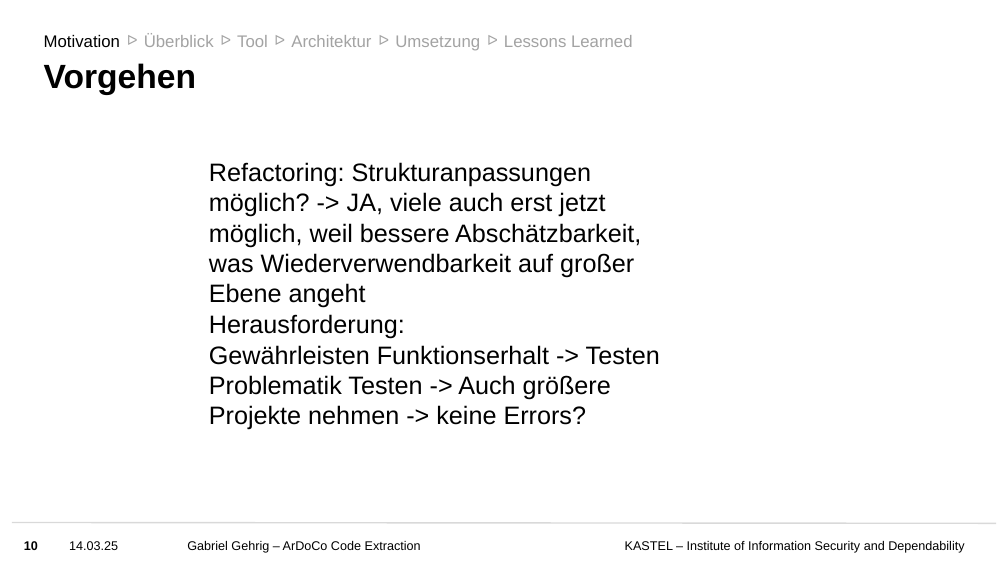
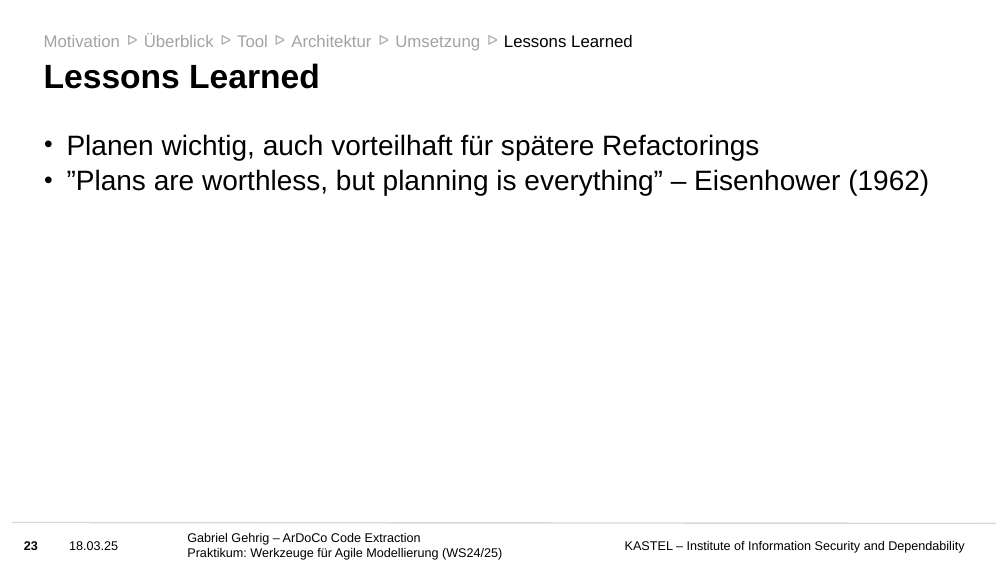
Before and after one commit to ardoco/ardoco, a slide deck: slide 23 of doc/Folien Praktikum ArDoCo.pptx (slide 10 before the commit). Drawn at 1008x567 pixels with LibreOffice and Linux fonts; fonts in the diff are those of the drawing; background and template pictures are left out. Boxes give left, top, right and bottom in pixels: in the first picture for what was removed or moved away, otherwise in the second. Text is boxed around its words. In the diff, an @@ line names an element or a change of style, - is before the commit and + after.

```diff
--- a/doc/Folien Praktikum ArDoCo.pptx
+++ b/doc/Folien Praktikum ArDoCo.pptx
@@ text "Motivation" at (44,35,120,47): text colour #000000 to #A3A3A3 @@
@@ text "Lessons Learned" at (504,35,633,47): text colour #A3A3A3 to #000000 @@
@@ title at (44,63,320,89): text changed @@
-Vorgehen
+Lessons Learned
@@ text added at (67,134,929,195), 20 pt, text #000000 @@
+• Planen wichtig, auch vorteilhaft für spätere Refactorings
+• ”Plans are worthless, but planning is everything” – Eisenhower (1962)
@@ text removed at (209,162,641,308) @@
-Refactoring: Strukturanpassungen möglich? -> JA, viele auch erst jetzt möglich, weil bessere Abschätzbarkeit, was Wiederverwendbarkeit auf großer Ebene angeht
@@ text removed at (209,314,660,430) @@
-Herausforderung:
-Gewährleisten Funktionserhalt -> Testen
-Problematik Testen -> Auch größere Projekte nehmen -> keine Errors?
@@ page number at (24,541,38,550): text changed @@
-10
+23
@@ text at (69,541,118,550): text changed @@
-14.03.25
+18.03.25
@@ text at (187,548,502,560): paragraph added @@
+Praktikum: Werkzeuge für Agile Modellierung (WS24/25)
```
Also in this commit, not shown: 11 other slides changed, 13 slides added, 11 other files.
